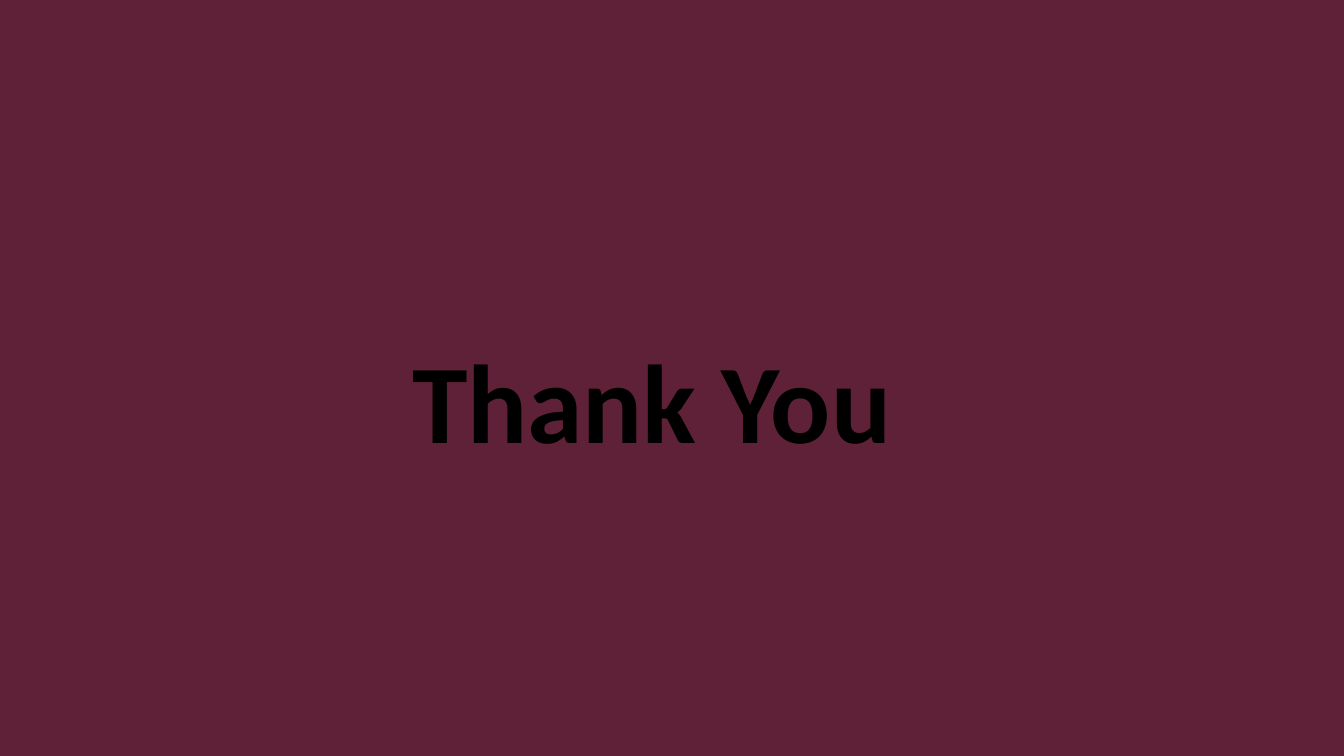
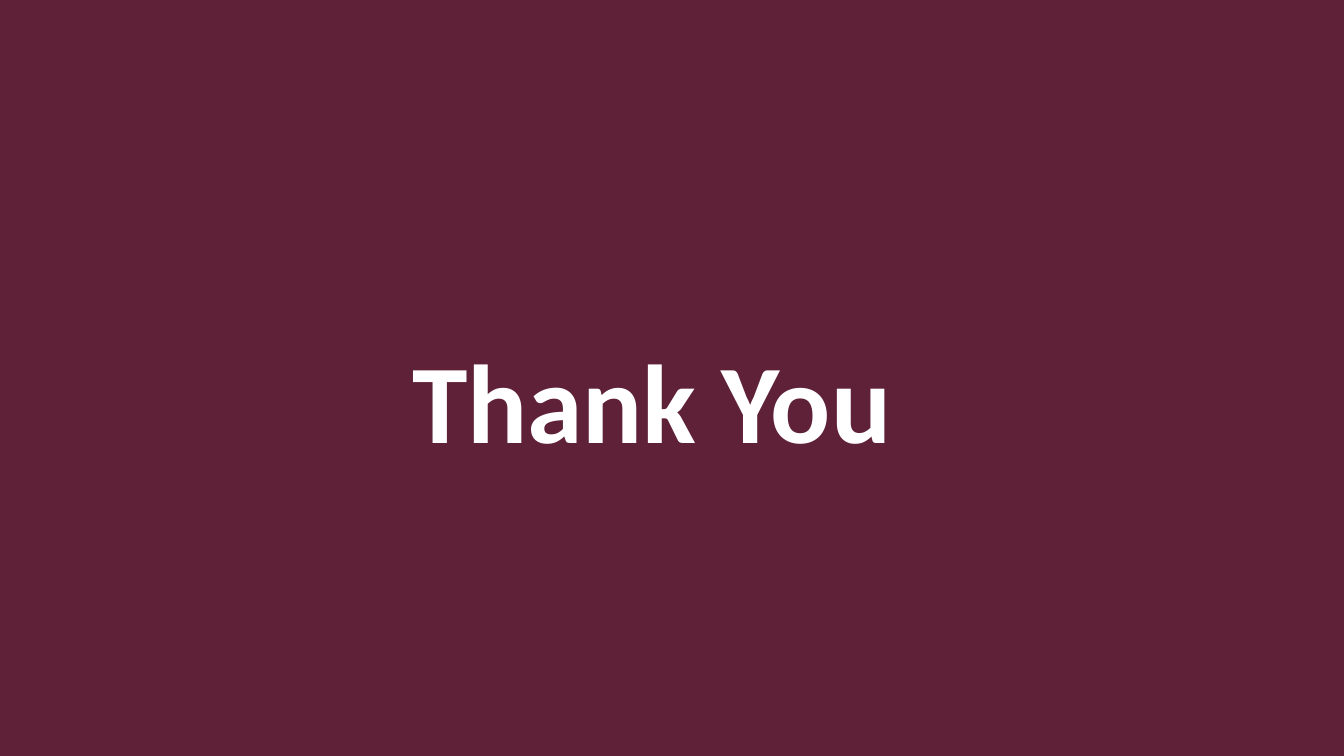
Before and after one commit to ToChoKral/HackKo-ice2023, a slide deck: slide 9 of Team-solution.pptx (slide 8 before the commit). Drawn at 1344x756 pixels with LibreOffice and Linux fonts; fonts in the diff are those of the drawing. Boxes give left, top, right and bottom in pixels: in the first picture for what was removed or moved away, otherwise in the second. Text is boxed around its words. In the diff, an @@ line names an element or a change of style, - is before the commit and + after.

```diff
--- a/Team-solution.pptx
+++ b/Team-solution.pptx
@@ text "Thank You" at [412,364,891,444]: text colour #000000 to #FFFFFF @@
```
Also in this commit, not shown: 1 other slide changed, 7 slides added, 6 slides removed.
